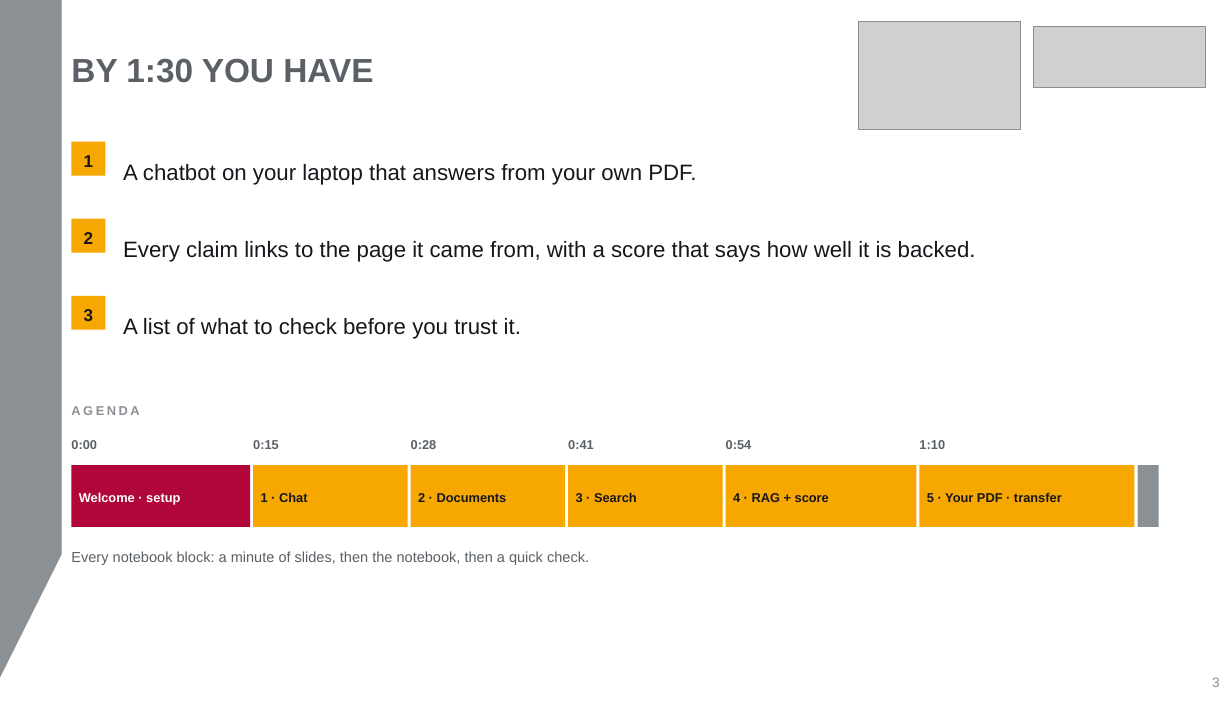
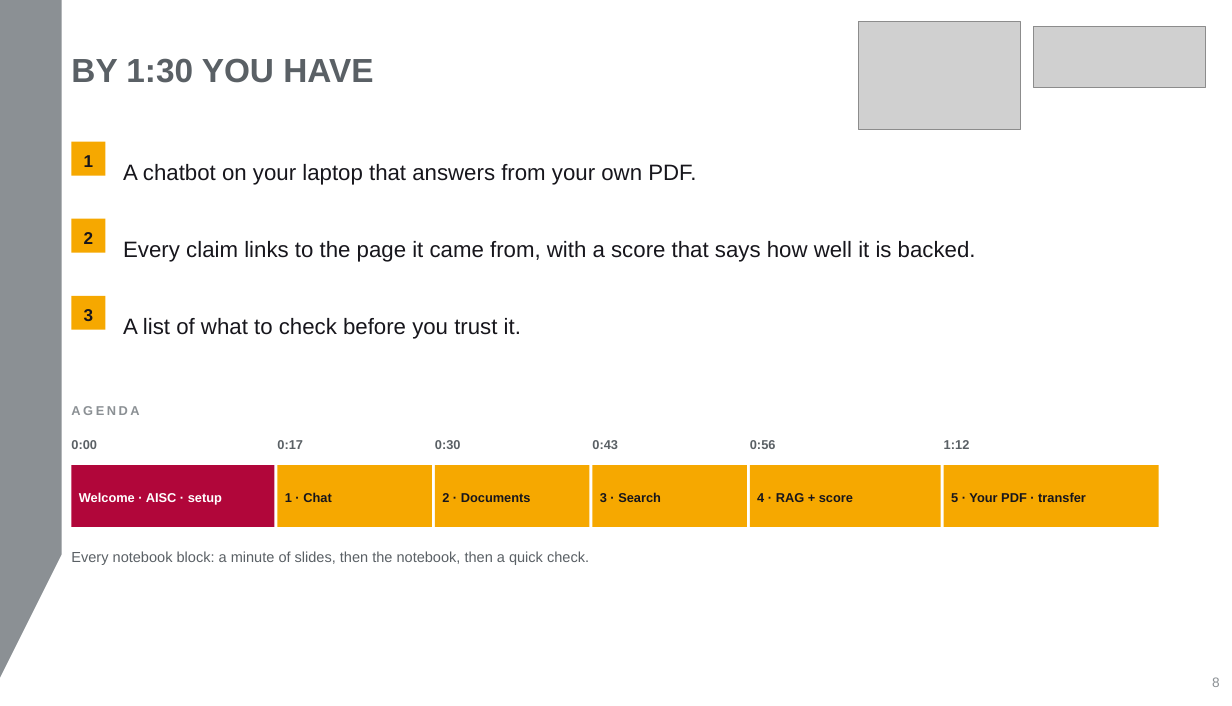
Before and after one commit to aihpi/workshop-rag-basics, a slide deck: slide 8 of workshop/slides/rag-workshop.pptx (slide 3 before the commit). Drawn at 1232x706 pixels with LibreOffice and Linux fonts; fonts in the diff are those of the drawing; grey boxes stand for pictures. Boxes give left, top, right and bottom in pixels: in the first picture for what was removed or moved away, otherwise in the second. Text is boxed around its words. In the diff, an @@ line names an element or a change of style, - is before the commit and + after.

```diff
--- a/workshop/slides/rag-workshop.pptx
+++ b/workshop/slides/rag-workshop.pptx
@@ text at <box>277,440,303,449</box>: text changed @@
-0:15
+0:17
@@ text at <box>435,440,461,449</box>: text changed @@
-0:28
+0:30
@@ text at <box>592,440,618,449</box>: text changed @@
-0:41
+0:43
@@ text at <box>750,440,776,449</box>: text changed @@
-0:54
+0:56
@@ text at <box>944,440,970,449</box>: text changed @@
-1:10
+1:12
@@ rectangle: place and size @@
-rectangle at <box>71,465,250,527</box>
+rectangle at <box>71,465,274,527</box>
@@ 5 texts, 5 rectangles: place and size @@
-5 texts, 5 rectangles at <box>253,465,1135,527</box>
+5 texts, 5 rectangles at <box>277,465,1159,527</box>
@@ rectangle removed at <box>1138,465,1159,527</box> @@
@@ text at <box>79,492,222,505</box>: text changed @@
-Welcome · setup
+Welcome · AISC · setup
```
Also in this commit, not shown: 21 other slides changed, 1 slide added, 1 slide removed, 3 other files.
